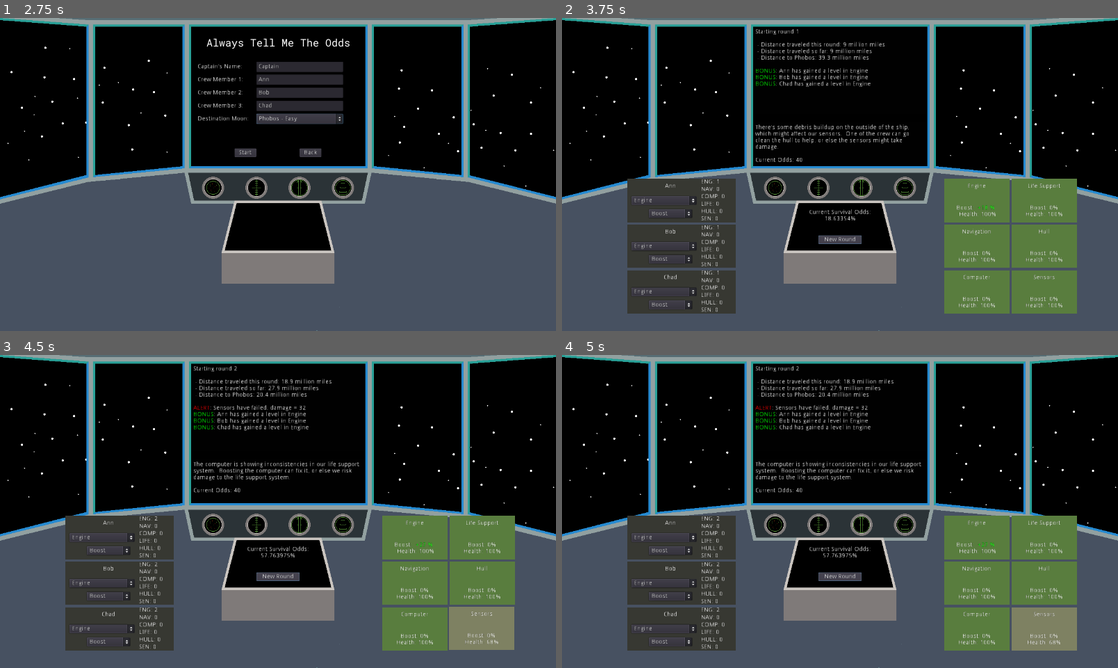
Above: before the commit, frames 1-4 (two rows, left to right).
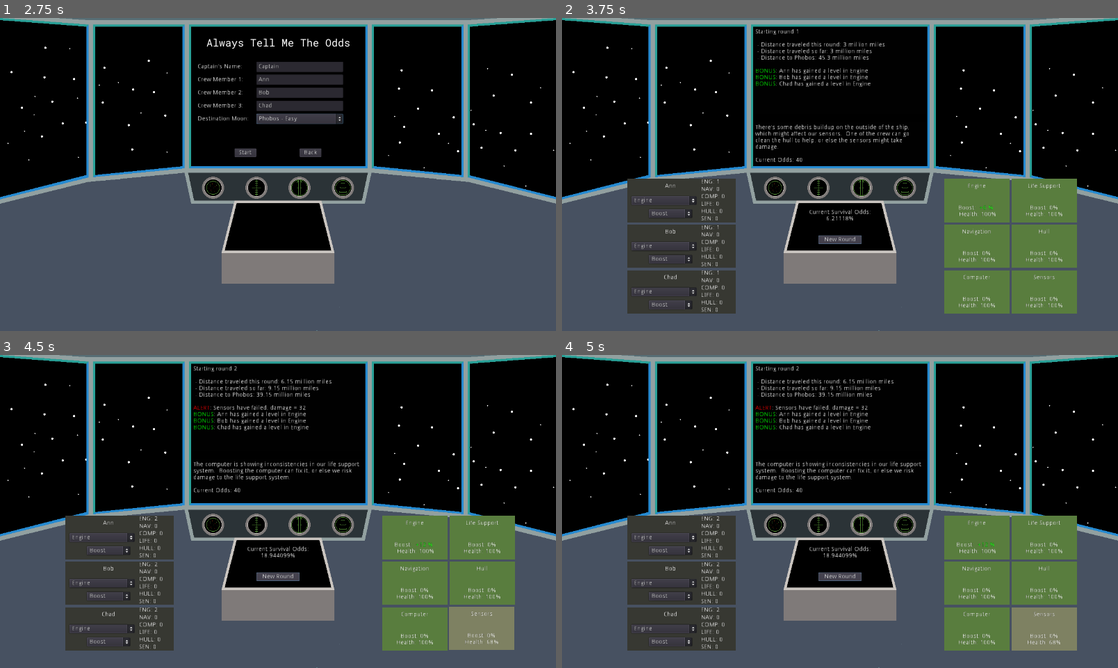
Above: after the commit, the same moments.

Repository: cparlette/alwaystellmetheodds
Game: Godot game, scene res://MainMenu.tscn
Two runs of this game, one before a commit and one after it. Both use one fixed random seed, a clock stepped at 60 frames per second and the inputs below.
Inputs:
- Up to frame 1 (2.75 s): click "New Game" at 0.5 s; click "Phobos - Easy" at 1.25 s; click "Phobos - Easy" at 2 s
- Up to frame 2 (3.75 s): click "Start" at 2.75 s; click "New Round" at 3.5 s
- Up to frame 3 (4.5 s): click "New Round" at 4.25 s
- Up to frame 4 (5 s): no input

Frame 1 is identical in both runs. In frame 2, 0.1% of the frame differs, in the area x 46-78%, y 7-65%; in frame 3, 0.1%, in the area x 46-77%, y 7-65%; in frame 4, 0.1%.
Error in both runs: Unable to iterate on object of type 'Nil'. (res://MainMenu.gd:84)

Commit message:
Tweaking game settings

Diff:
--- a/Game.gd
+++ b/Game.gd
@@ -120,15 +120,19 @@
 	for person in $Crew.get_children():
 		var changedModule = $Modules.get_child(person.moduleAssigned)
 		# Crew bonus to module is 5x their module level
-		var changeAmount = (3 * (person.getLevel(person.moduleAssigned) + 1))
+		var changeAmount = (2 * (person.getLevel(person.moduleAssigned)))
+		if changeAmount == 0:
+			changeAmount = 1
 		# Reduce crew effectiveness if life support is damaged
 		var percentChange = float($"Modules/Life Support".health) / 100.0
+		if percentChange < 1:
+			percentChange = ((1 - percentChange) / 2) + percentChange
 		var newChangeAmount = float(changeAmount) * percentChange
 		changeAmount = int(newChangeAmount)
 		if person.taskAssigned == 0:
 			changedModule.boost += changeAmount
 		elif person.taskAssigned == 1:
-			changedModule.repair += changeAmount
+			changedModule.repair += (changeAmount * 3)
 	for module in $Modules.get_children():
 		module.updateModuleUI()
 	calculateDistanceThisRound()
@@ -140,7 +144,7 @@
 	# maybe add a base level of distance based on engine health and moon ID
 	#distanceThisRound += ($Modules/Engine.health / 10.0) * globals.destinationMoon['moonID']
 	# maybe add distance based on already-traveled distance (like inertia)?
-	distanceThisRound += globals.distanceTraveled * .1
+	distanceThisRound += globals.distanceTraveled * .05
 	# any damage to the engines will reduce distance traveled
 	distanceThisRound += $Modules/Engine.boost * ($Modules/Engine.health / 100.0)
 
